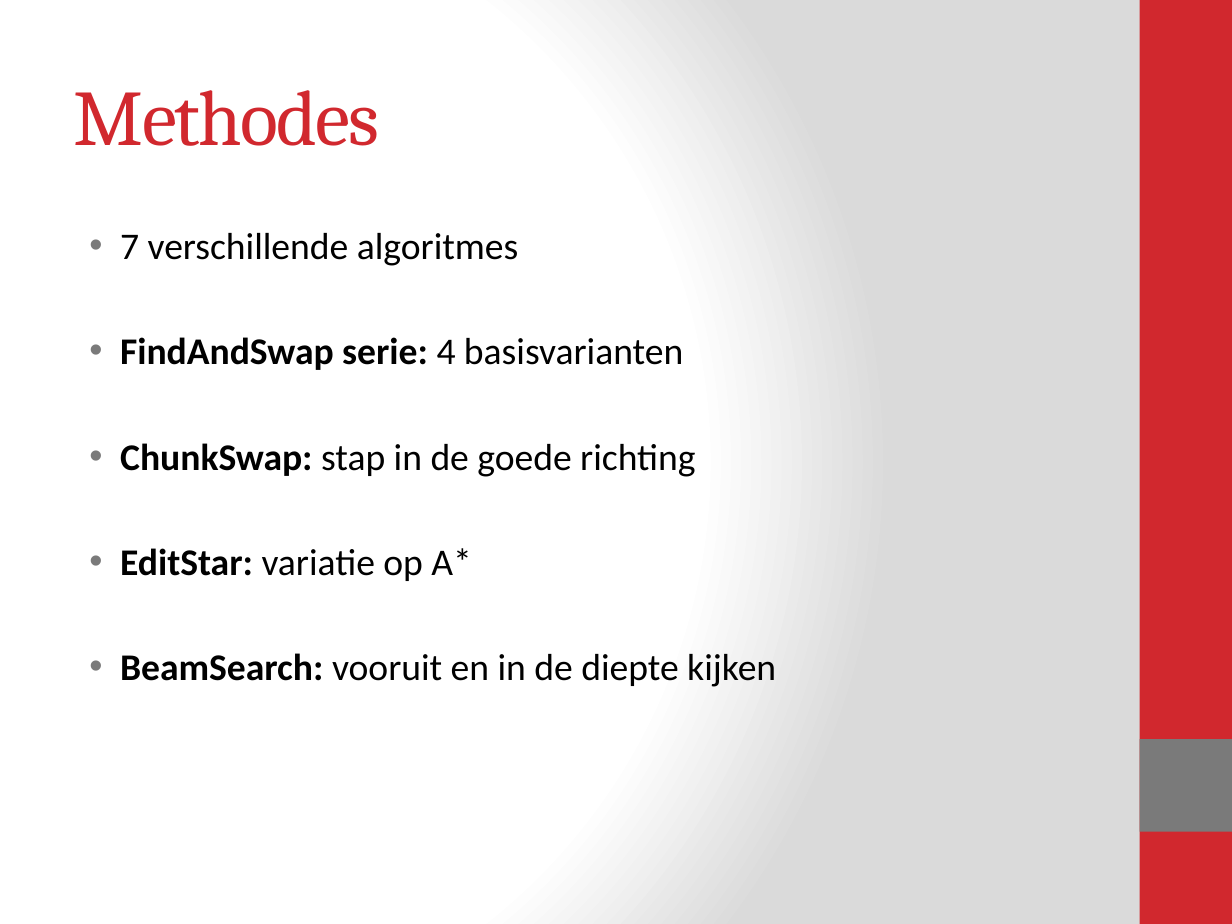
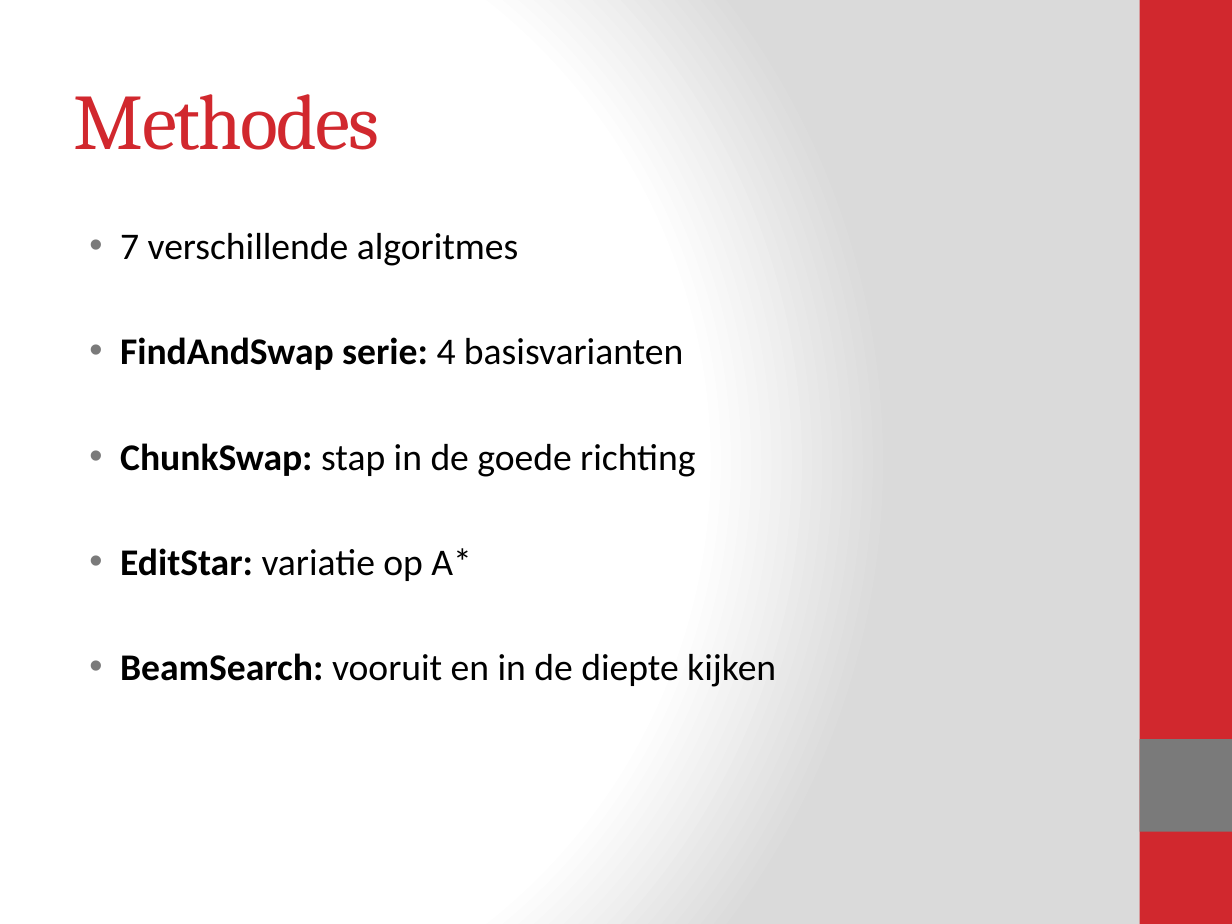
Before and after one commit to Blomr/Fruitvliegen, a slide deck: slide 6 of Fruitvliegen_Presentatie.pptx (slide 5 before the commit). Drawn at 1232x924 pixels with LibreOffice and Linux fonts; fonts in the diff are those of the drawing. Boxes give left, top, right and bottom in pixels: in the first picture for what was removed or moved away, otherwise in the second. Text is boxed around its words. In the diff, an @@ line names an element or a change of style, - is before the commit and + after.

```diff
--- a/Fruitvliegen_Presentatie.pptx
+++ b/Fruitvliegen_Presentatie.pptx
@@ title "Methodes": place and size @@
-title "Methodes" at (74,90,380,146)
+title "Methodes" at (74,94,380,150)
```
Also in this commit, not shown: 5 other slides changed, 7 slides added, 2 slides removed, 2 other files.
